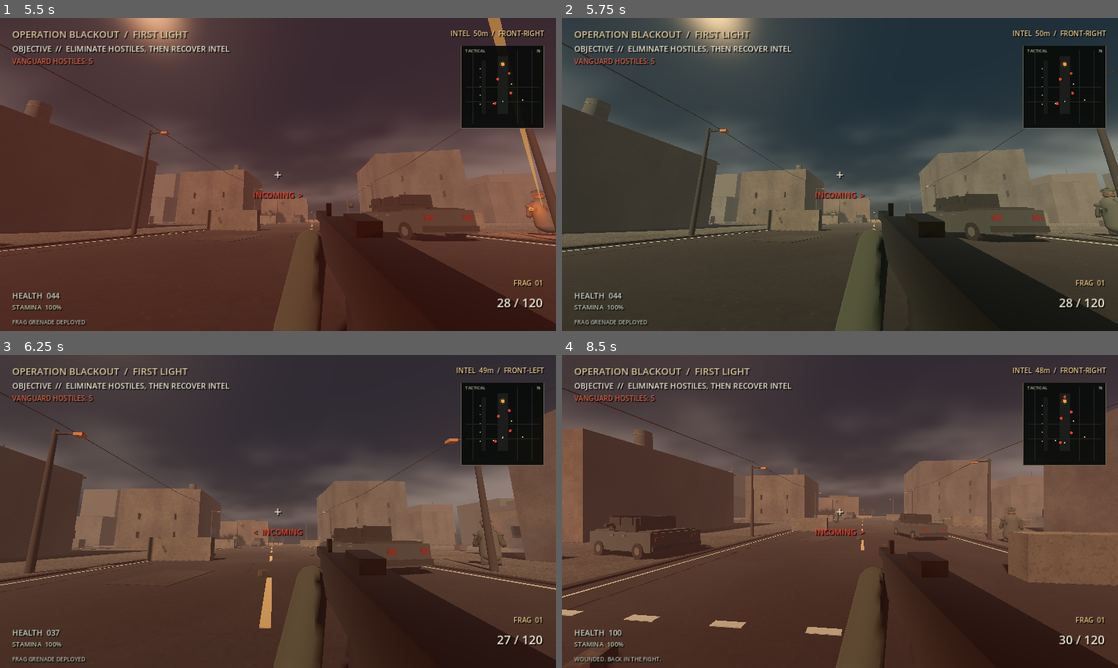
Above: before the commit, frames 1-4 (two rows, left to right).
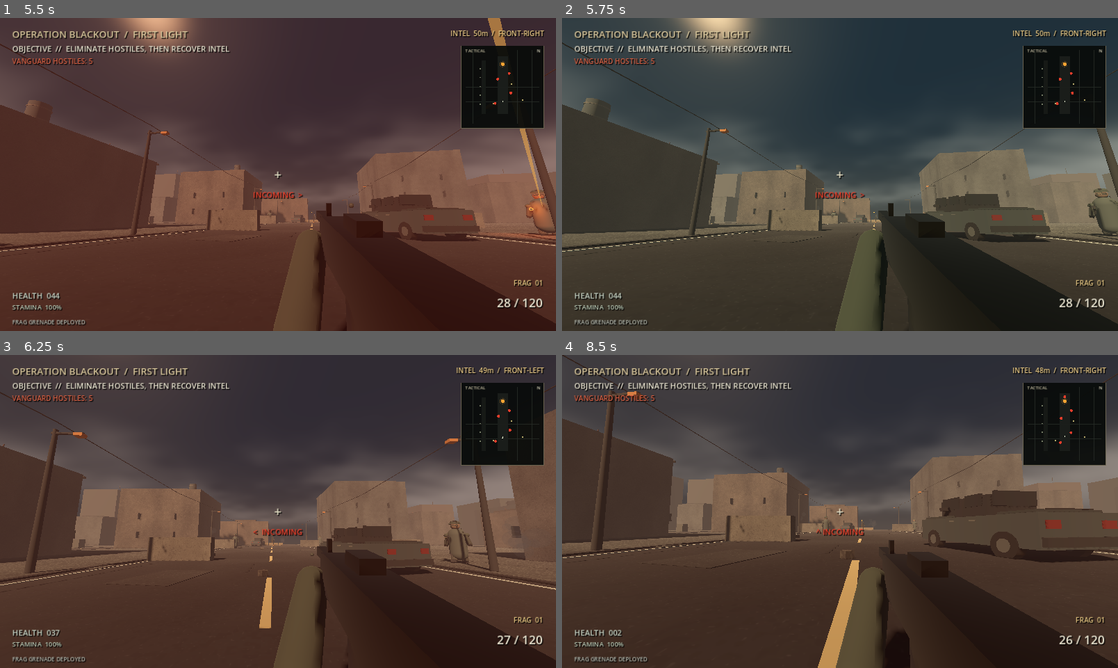
Above: after the commit, the same moments.

Repository: Liladizilla/operation-blackout
Game: Godot game, scene res://scenes/main.tscn
Two runs of this game, one before a commit and one after it. Both use one fixed random seed, a clock stepped at 60 frames per second and the inputs below.
Inputs (mouse positions are in pixels of both pictures, inside the frame that each line leads up to):
- Up to frame 1 (5.5 s): click "DEPLOY / BEGIN OPERATION" at 0.5 s; tap Enter at 1.25, 5.1 s; move the mouse to (305, 174) at 1.27 s; hold W (move_forward) from 1.28 s (still down); tap Ctrl (crouch) at 1.35 s; click (305, 174) at 1.42 s; tap Space (jump) at 1.52, 1.82, 2.27, 2.57, 3.77, 4.07, 4.52, 4.82, 5.27 s; move the mouse to (250, 174) at 2.02 s; tap F (interact) at 2.1 s; move the mouse to (289, 168) at 2.77 s; tap Z (prone) at 2.85 s; move the mouse to (272, 180) at 3.52 s; tap Shift (sprint) at 3.6 s; click (272, 180) at 3.67 s; move the mouse to (316, 177) at 4.27 s; tap G (throw_grenade) at 4.35 s; move the mouse to (233, 171) at 5.02 s
- Up to frame 2 (5.75 s): keep holding W (move_forward); tap Space (jump) at 5.57 s
- Up to frame 3 (6.25 s): keep holding W (move_forward); move the mouse to (283, 511) at 5.77 s; tap Ctrl (crouch) at 5.85 s; click (283, 511) at 5.92 s
- Up to frame 4 (8.5 s): move the mouse to (817, 505) at 6.52 s; release W (move_forward) at 6.53 s; hold E (lean_right) 6.53-7.28 s; tap F (interact) at 6.6 s; tap Space (jump) at 6.77, 7.07, 7.52, 7.82, 8.27 s; move the mouse to (867, 511) at 7.27 s; hold W (move_forward) from 7.28 s (still down); tap Z (prone) at 7.35 s; move the mouse to (812, 511) at 8.02 s; tap Shift (sprint) at 8.1 s; click (812, 511) at 8.17 s

Frame 1 is identical in both runs. In frame 2, 0.3% of the frame differs, in the area x 91-100%, y 23-70%; in frame 3, 0.5%; in frame 4, 22%, in the area x 0-100%, y 0-100%.

Commit message:
Prioritize genuine line-of-sight cover

Diff:
--- a/scripts/enemy.gd
+++ b/scripts/enemy.gd
@@ -835,6 +835,17 @@
 func _cover_approach_scale(distance: float) -> float:
     return clampf(distance / 3.0, 0.0, 1.0)
 
+func _has_cover_from_threat(threat_position: Vector3, candidate: Vector3) -> bool:
+    var threat_eye := threat_position + Vector3.UP * 1.25
+    var cover_point := candidate + Vector3.UP * 1.0
+    if threat_eye.distance_to(cover_point) < 0.5:
+        return false
+    var cover_ray := PhysicsRayQueryParameters3D.create(threat_eye, cover_point)
+    # Only world geometry should count as cover; players and squadmates are not cover.
+    cover_ray.exclude = _movement_ray_exclusions()
+    cover_ray.collision_mask = 1
+    return not get_world_3d().direct_space_state.intersect_ray(cover_ray).is_empty()
+
 func _choose_cover(threat_position: Vector3) -> Vector3:
     # Candidate positions sit near concrete barriers and wreckage in the arena.
     # Stand beside cover rather than targeting the solid center of each obstacle.
@@ -864,11 +875,11 @@
         # Avoid cycling straight back to the last position when other cover is available.
         if has_last_cover_goal and candidate.distance_to(last_cover_goal) < 4.5:
             score -= 12.0
-        var cover_ray := PhysicsRayQueryParameters3D.create(threat_position + Vector3.UP * 1.25, candidate + Vector3.UP * 1.0)
-        cover_ray.exclude = [get_rid()]
-        var obstruction := get_world_3d().direct_space_state.intersect_ray(cover_ray)
-        if not obstruction.is_empty():
-            score += 5.0
+        # Prefer positions with real world geometry between the hostile and the threat.
+        if _has_cover_from_threat(threat_position, candidate):
+            score += 8.0
+        else:
+            score -= 3.0
         if score > best_score:
             best_score = score
             best = candidate
